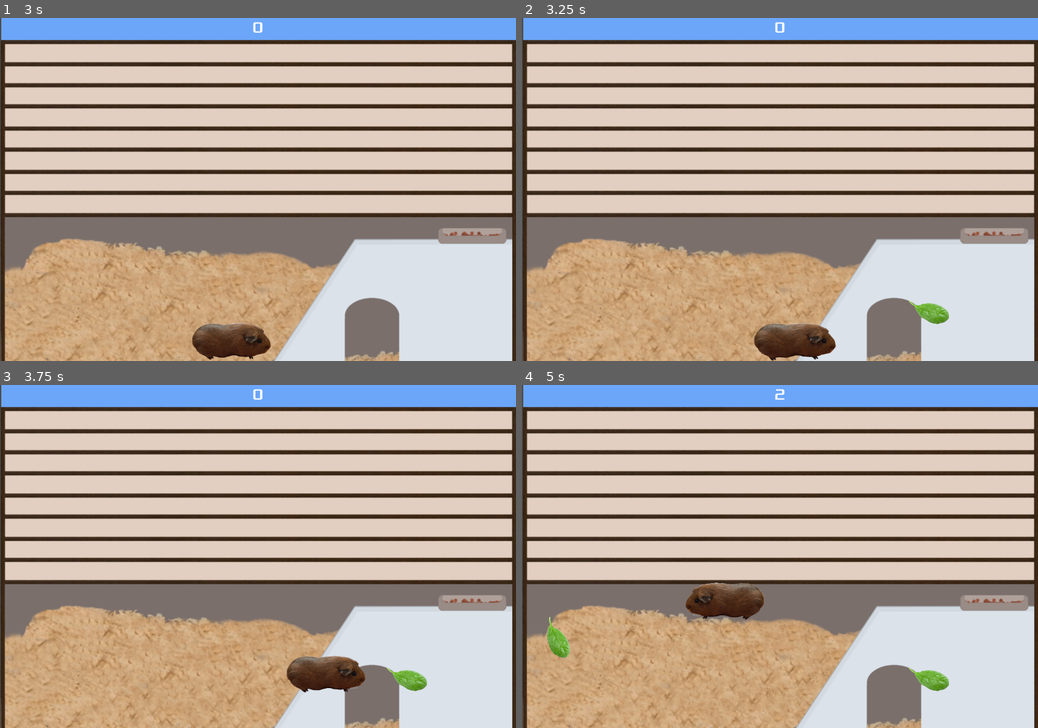
Above: before the commit, frames 1-4 (two rows, left to right).
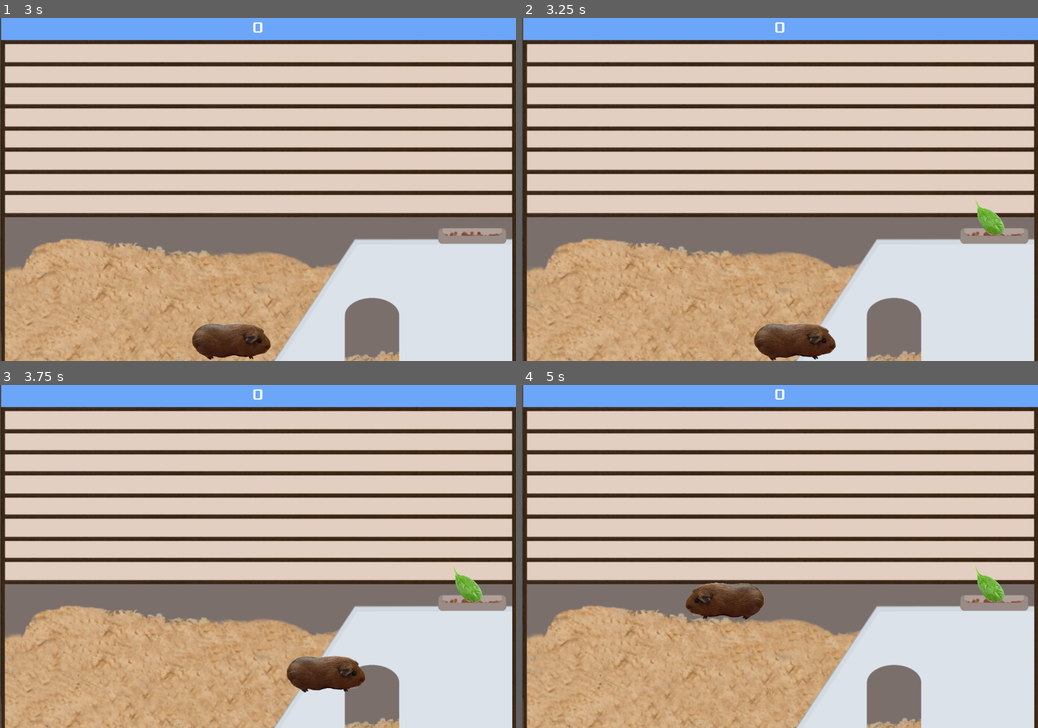
Above: after the commit, the same moments.

Repository: bristol-pride-game-jam/Honey
Game: Godot game, scene res://Main.tscn
Two runs of this game, one before a commit and one after it. Both use one fixed random seed, a clock stepped at 60 frames per second and the inputs below.
Inputs:
- Up to frame 1 (3 s): click "Play" at 0.5 s; tap Enter at 1.25 s; hold Right (ui_right) 1.28-2.03 s; hold Down (ui_down) 2.03-2.78 s; tap Space at 2.75 s; hold Right (ui_right) from 2.78 s (still down)
- Up to frame 2 (3.25 s): keep holding Right (ui_right)
- Up to frame 3 (3.75 s): release Right (ui_right) at 3.53 s; hold Up (ui_up) from 3.53 s (still down)
- Up to frame 4 (5 s): release Up (ui_up) at 4.28 s; hold Left (ui_left) from 4.28 s (still down)

Frame 1 is identical in both runs. In frame 2, 0.6% of the frame differs, in the area x 74-94%, y 52-90%; in frame 3, 0.6%; in frame 4, 0.9%, in the area x 4-94%, y 1-90%.

Commit message:
Made chance to spawn easier to understand

Diff:
--- a/Main.gd
+++ b/Main.gd
@@ -3,7 +3,7 @@
 signal game_over
 
 export (PackedScene) var Spinach
-export var chance_to_spawn = 4
+export var percentage_chance_to_spawn = 25
 var score
 var screen_size  # Size of the game window.
 var min_height # Minimum height
@@ -36,9 +36,11 @@
 	$EndSound.play()
 	$Background.visible = false
 
-# Generate a new spinach leaf
+# Generate a new spinach leaf based on the chance to spawn
 func _on_SpinachTimer_timeout():
-	if ((randi() % chance_to_spawn) == 0):
+	var chance_range = int(100 / percentage_chance_to_spawn)
+
+	if ((randi() % chance_range) == 0):
 		var spinach = Spinach.instance()
 		add_child_below_node($Background, spinach)
 
--- a/Main.tscn
+++ b/Main.tscn
@@ -11,7 +11,6 @@
 [node name="Main" type="Node2D"]
 script = ExtResource( 1 )
 Spinach = ExtResource( 2 )
-chance_to_spawn = 3
 
 [node name="ColorRect" type="ColorRect" parent="."]
 margin_left = 3.17334
